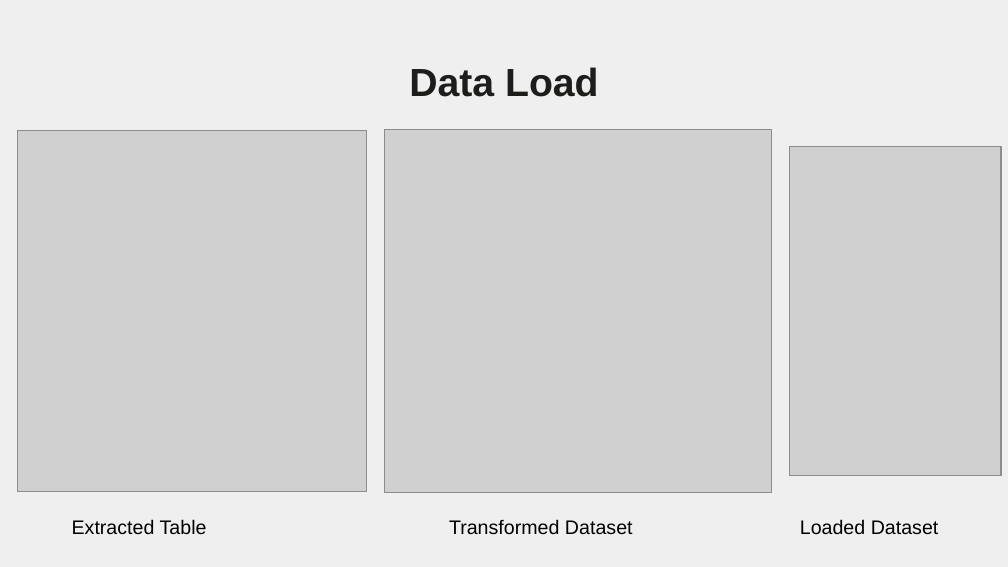
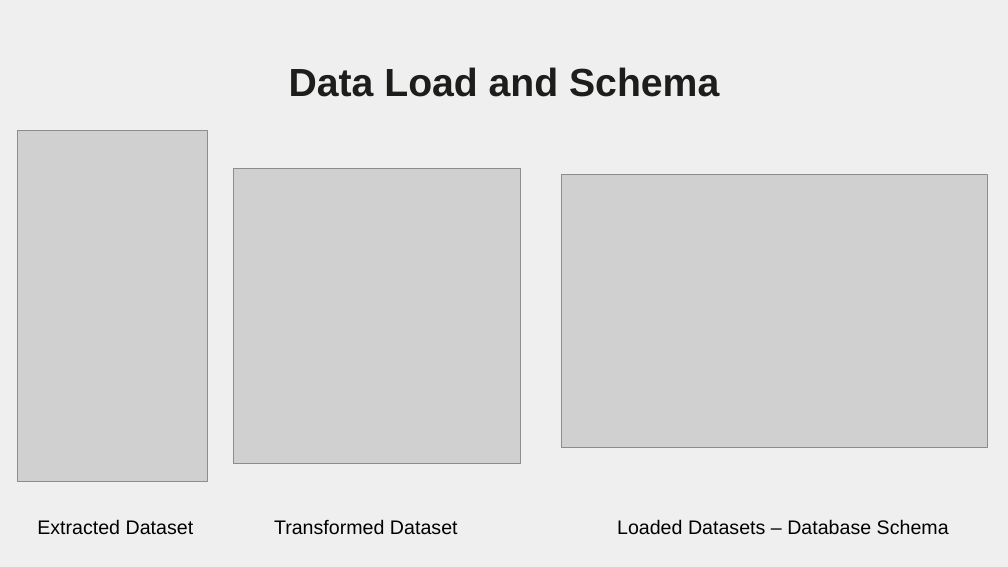
Before and after one commit to mmoran90/ADS507, a slide deck: slide 4 of Drinks Catalog.pptx (slide 5 before the commit). Drawn at 1008x567 pixels with LibreOffice and Linux fonts; fonts in the diff are those of the drawing; grey boxes stand for pictures. Boxes give left, top, right and bottom in pixels: in the first picture for what was removed or moved away, otherwise in the second. Text is boxed around its words. In the diff, an @@ line names an element or a change of style, - is before the commit and + after.

```diff
--- a/Drinks Catalog.pptx
+++ b/Drinks Catalog.pptx
@@ title at box(289, 67, 719, 97): text changed @@
-Data Load
+Data Load and Schema
@@ picture: place and size @@
-picture at box(17, 131, 367, 492)
+picture at box(17, 131, 207, 482)
@@ picture removed at box(385, 129, 772, 492) @@
@@ picture removed at box(790, 147, 1001, 476) @@
@@ picture added at box(234, 168, 520, 464) @@
@@ picture added at box(561, 175, 988, 448) @@
@@ text at box(37, 519, 194, 535): text changed @@
-Extracted Table
+Extracted Dataset
@@ text "Transformed Dataset": place and size @@
-text "Transformed Dataset" at box(449, 519, 633, 535)
+text "Transformed Dataset" at box(274, 519, 458, 535)
@@ text at box(617, 519, 949, 535): text changed @@
-Loaded Dataset
+Loaded Datasets – Database Schema
```
Also in this commit, not shown: 2 other slides changed, 33 slides removed.
